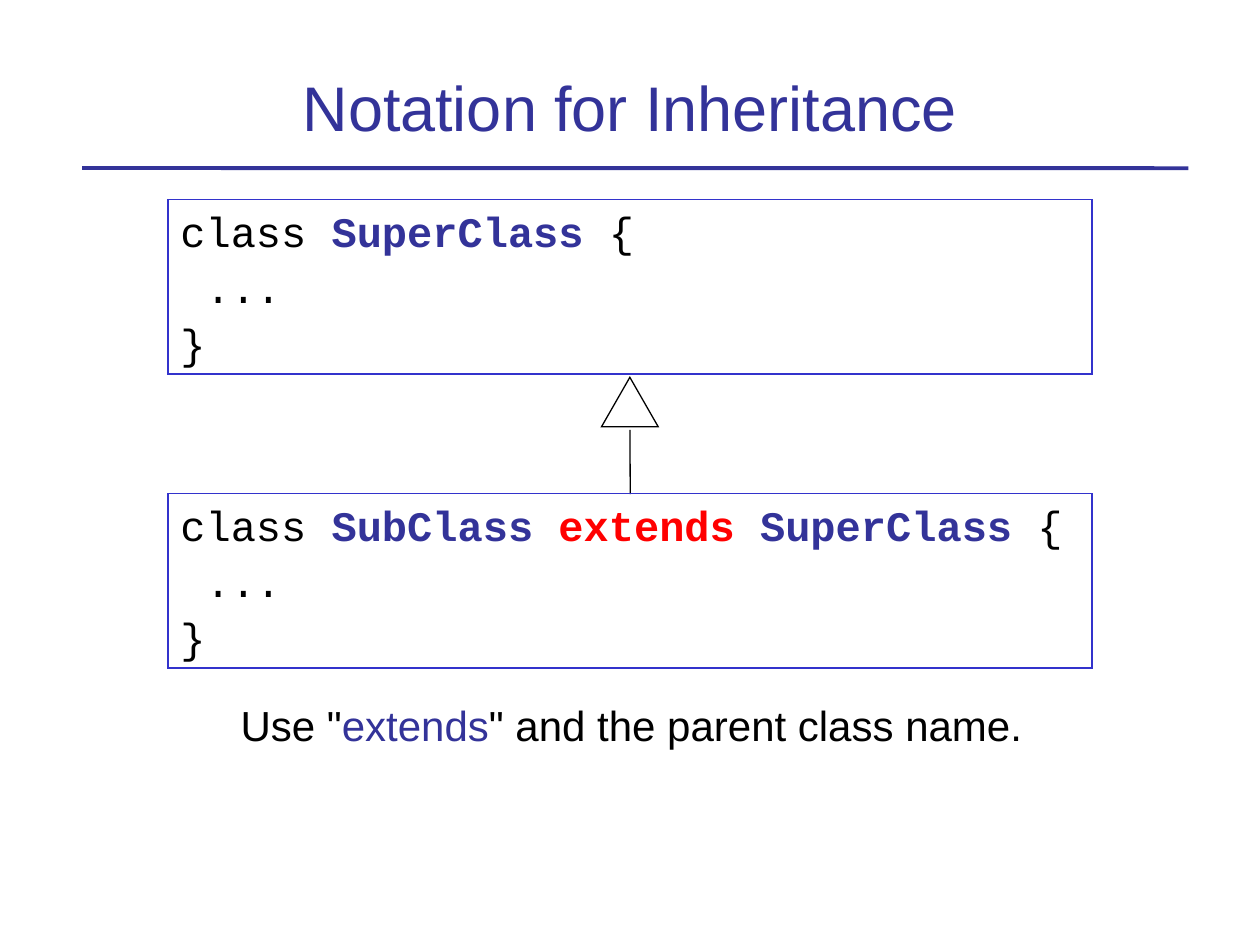
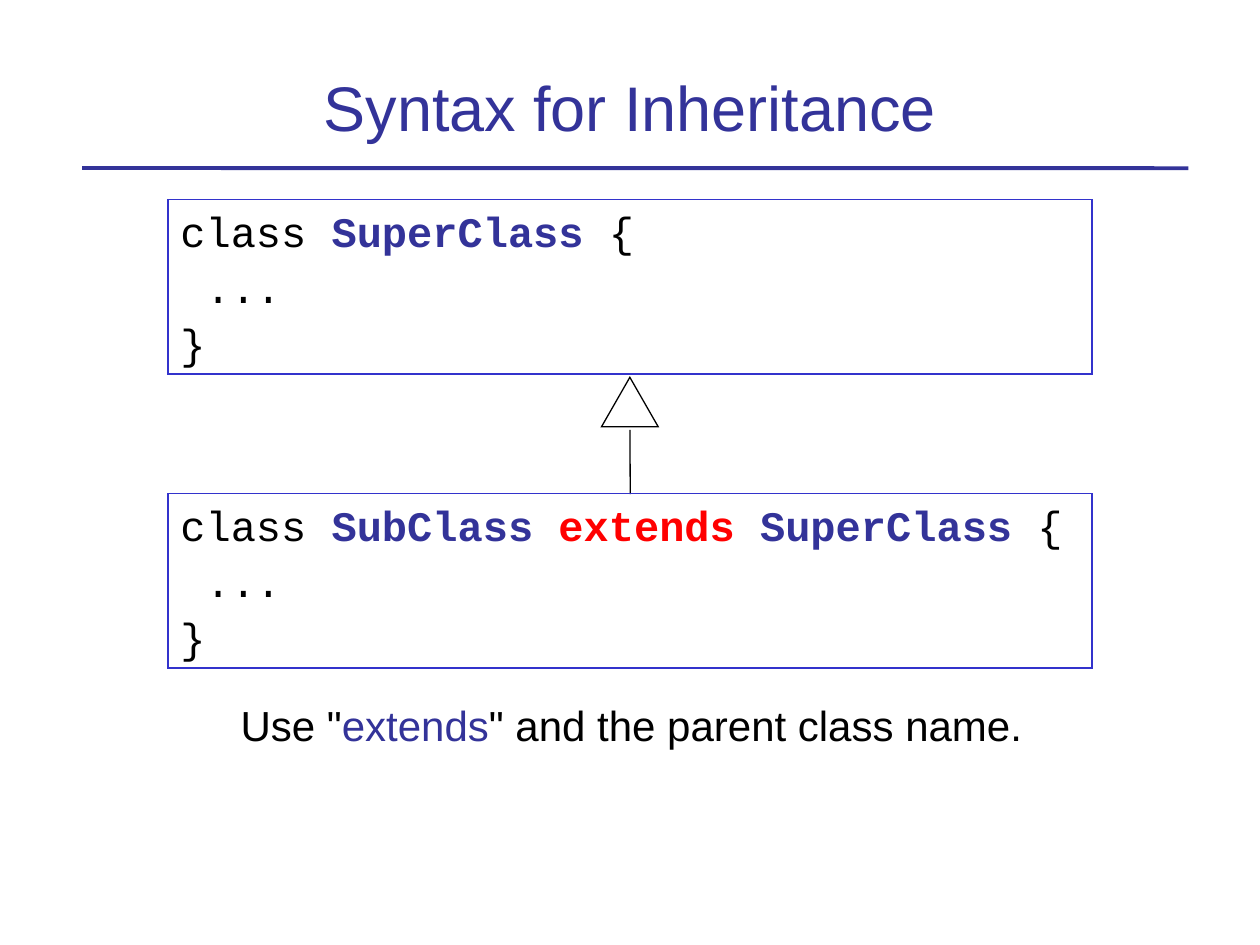
Before and after one commit to skeoop/skeoop.github.io, a slide deck: slide 7 of week4/Inheritance-1-Basics.ppt. Drawn at 1260x945 pixels with LibreOffice and Linux fonts; fonts in the diff are those of the drawing. Boxes give left, top, right and bottom in pixels: in the first picture for what was removed or moved away, otherwise in the second. Text is boxed around its words. In the diff, an @@ line names an element or a change of style, - is before the commit and + after.

Commit message:
clarify inheritance examples

```diff
--- a/week4/Inheritance-1-Basics.ppt
+++ b/week4/Inheritance-1-Basics.ppt
@@ title at (324,85,936,143): text changed @@
-Notation for Inheritance
+Syntax for Inheritance
```
Also in this commit, not shown: 9 other slides changed, 1 slide added.
